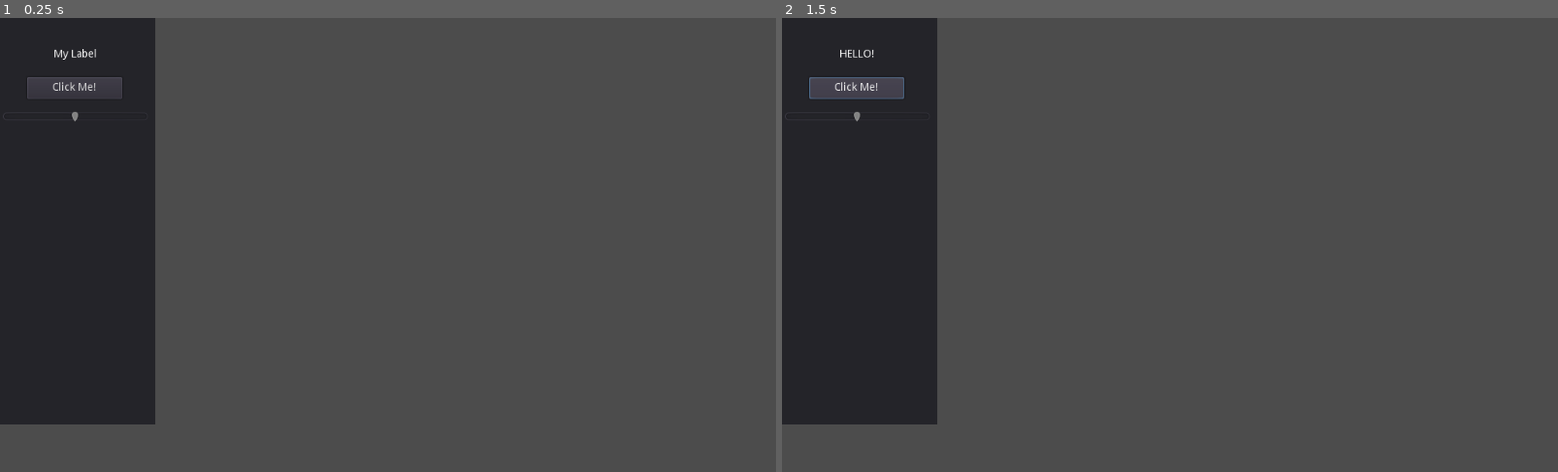
Above: before the commit, frames 1-2 (left to right).
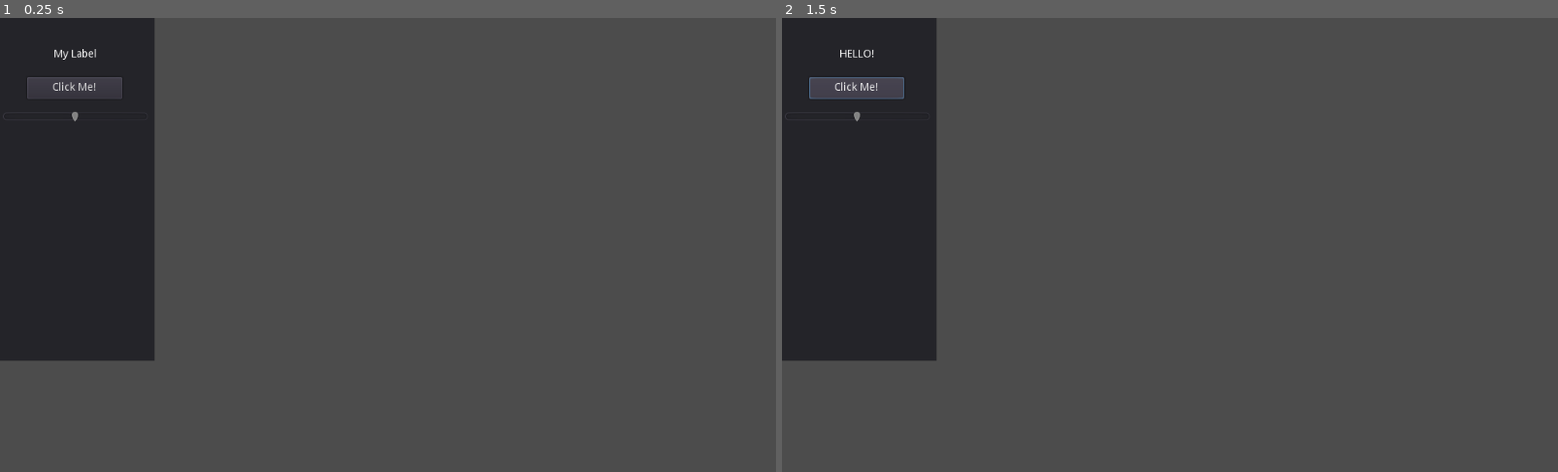
Above: after the commit, the same moments.

Repository: toende/openHansa
Game: Godot game, scene res://sayhello.tscn
The game is run twice, just before and just after one commit, with the same random seed, the same clock (stepped at 60 frames per second) and the same inputs.
Inputs:
- Up to frame 1 (0.25 s): no input
- Up to frame 2 (1.5 s): click "Click Me!" at 0.5 s; click "Click Me!" at 1.25 s

The runs differ from the first frame. In frame 1, 2.9% of the frame differs, in the area x 0-20%, y 0-90%; in frame 2, 2.9%.

Commit message:
add test shop-ui

Diff:
--- a/sayhello.gd
+++ b/sayhello.gd
@@ -9,6 +9,7 @@
 	# Initialization here
 	get_node("Button").connect("pressed",self,"_on_button_pressed")
 	get_node("HSlider").connect("value_changed",self,"_on_slider_moved")
+	pass
 
 #func _process(delta):
 #	# Called every frame. Delta is time since last frame.
--- a/sayhello.tscn
+++ b/sayhello.tscn
@@ -2,14 +2,14 @@
 
 [ext_resource path="res://sayhello.gd" type="Script" id=1]
 
-[node name="Panel" type="Panel" index="0"]
+[node name="Panel" type="Panel"]
 
 anchor_left = 0.0
 anchor_top = 0.0
 anchor_right = 0.0
 anchor_bottom = 0.0
-margin_right = 205.0
-margin_bottom = 537.0
+margin_right = 204.0
+margin_bottom = 453.0
 rect_pivot_offset = Vector2( 0, 0 )
 mouse_filter = 0
 mouse_default_cursor_shape = 0
